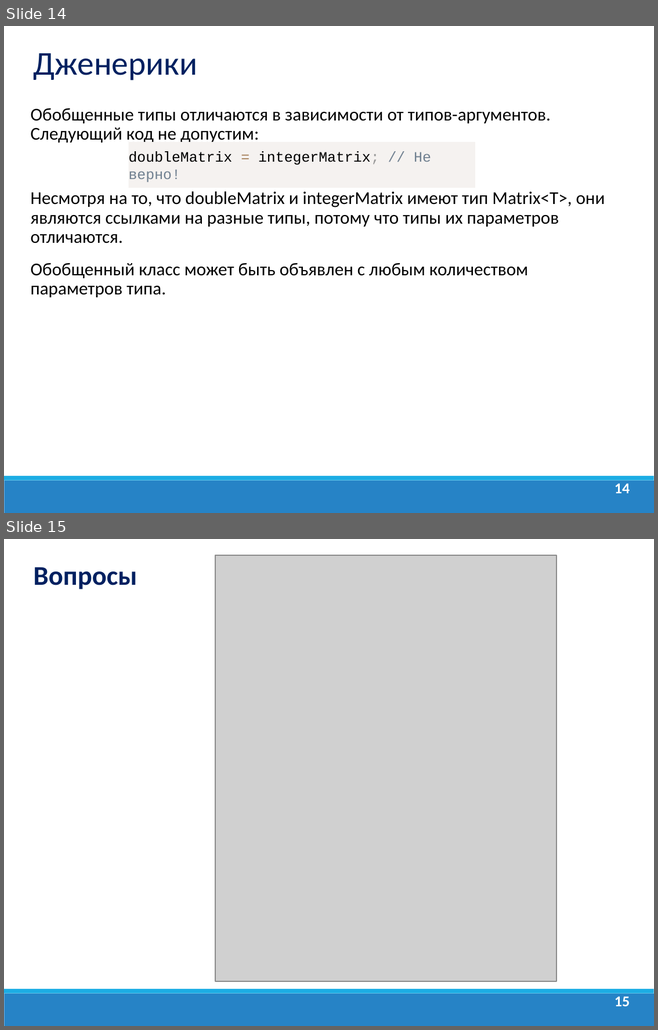
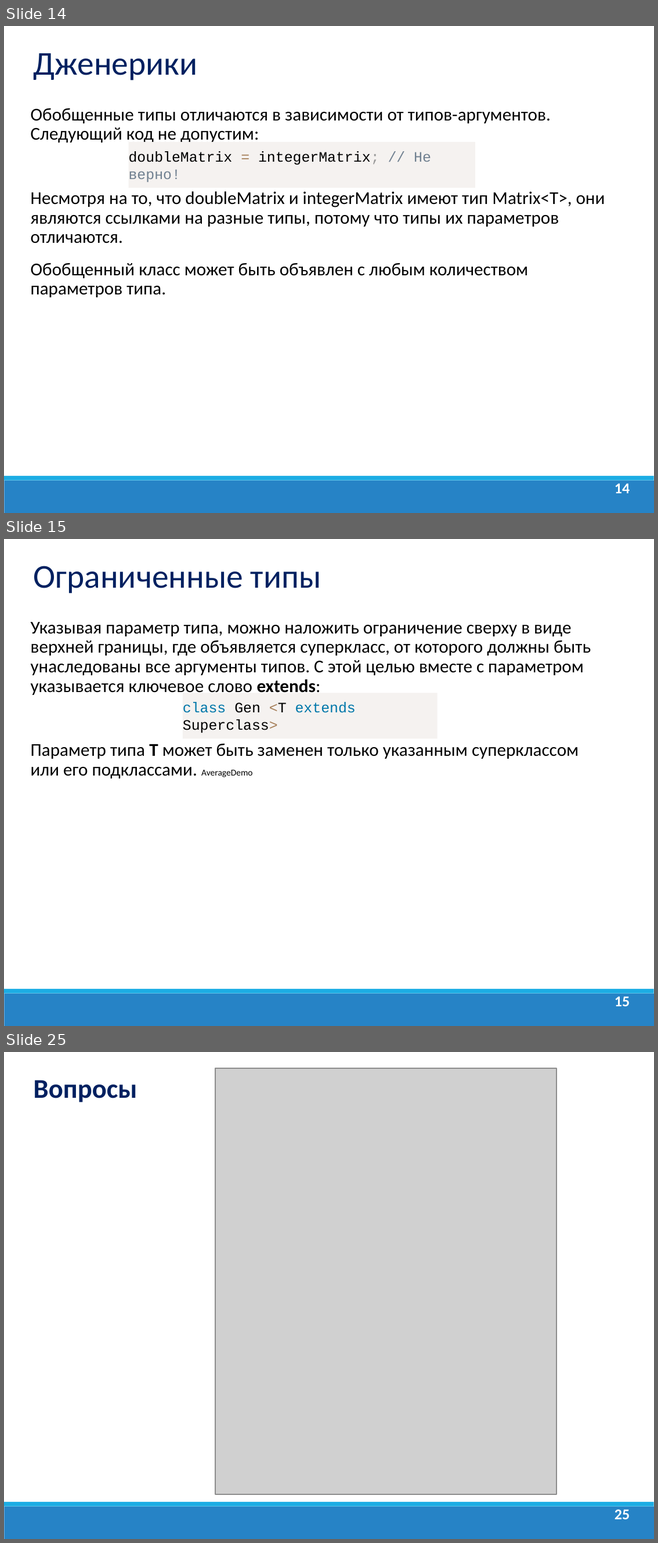
Before and after one commit to dmitry-academy/academy_5220, a slide deck: academy5220/resources/presentations/Java Lection 9. Дженерики. Enum.ppt. Shown one above the other, each under a label of ours: slides 14 and 15 before the commit, slides 14, 15 and 25 after it; the slides between them are not shown. The pictures are 658x1030 and 658x1543 pixels, drawn with LibreOffice and Linux fonts; fonts in the diff are those of the drawing; grey boxes stand for pictures; background and template pictures are left out. Boxes give left, top, right and bottom in pixels: in the first picture for what was removed or moved away, otherwise in the second. Text is boxed around its words. In the diff, an @@ line names an element or a change of style, - is before the commit and + after.

```diff
--- a/academy5220/resources/presentations/Java Lection 9. Дженерики. Enum.ppt
+++ b/academy5220/resources/presentations/Java Lection 9. Дженерики. Enum.ppt
@@ slide 15 added at bbox=[4, 539, 654, 1026], background #FFFFFF; not listed: 2 template elements that a slide beside it also shows @@
@@ text added at bbox=[34, 566, 321, 594], 37 pt, text #002060 @@
+Ограниченные типы
@@ text added at bbox=[31, 622, 590, 779], 20 pt, text #000000 @@
+Указывая параметр типа, можно наложить ограничение сверху в виде верхней границы, где объявляется суперкласс, от которого должны быть унаследованы все аргументы типов. С этой целью вместе с параметром указывается ключевое слово extends:
+Параметр типа Т может быть заменен только указанным суперклассом или его подклассами. AverageDemo
@@ rectangle added at bbox=[183, 693, 437, 739], fill #F5F2F0, 16 pt, text #000000 @@
+class Gen <Т extends Superclass>
@@ page number added at bbox=[614, 997, 629, 1006], 16.6 pt, text #FFFFFF, bold @@
+15
@@ what was slide 15 is now slide 25 @@
@@ page number at bbox=[614, 1510, 629, 1519]: text changed @@
-15
+25
```
Also in this commit, not shown: 10 other slides added, 1 slide removed, 19 other files.
